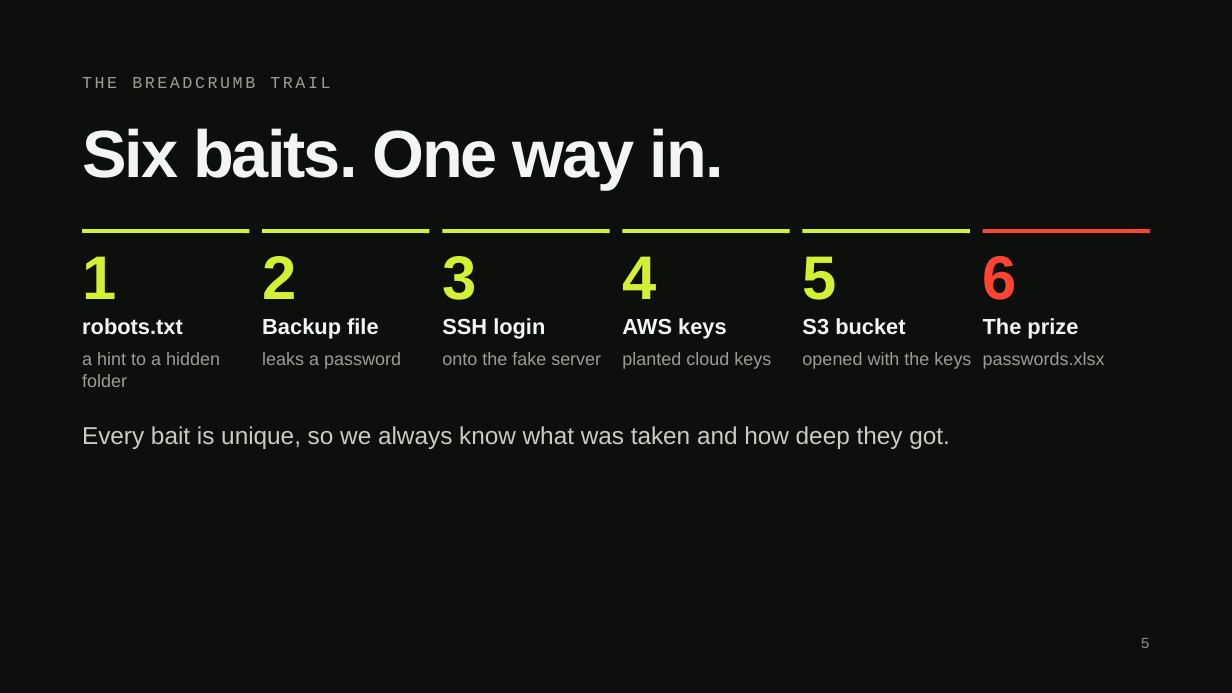
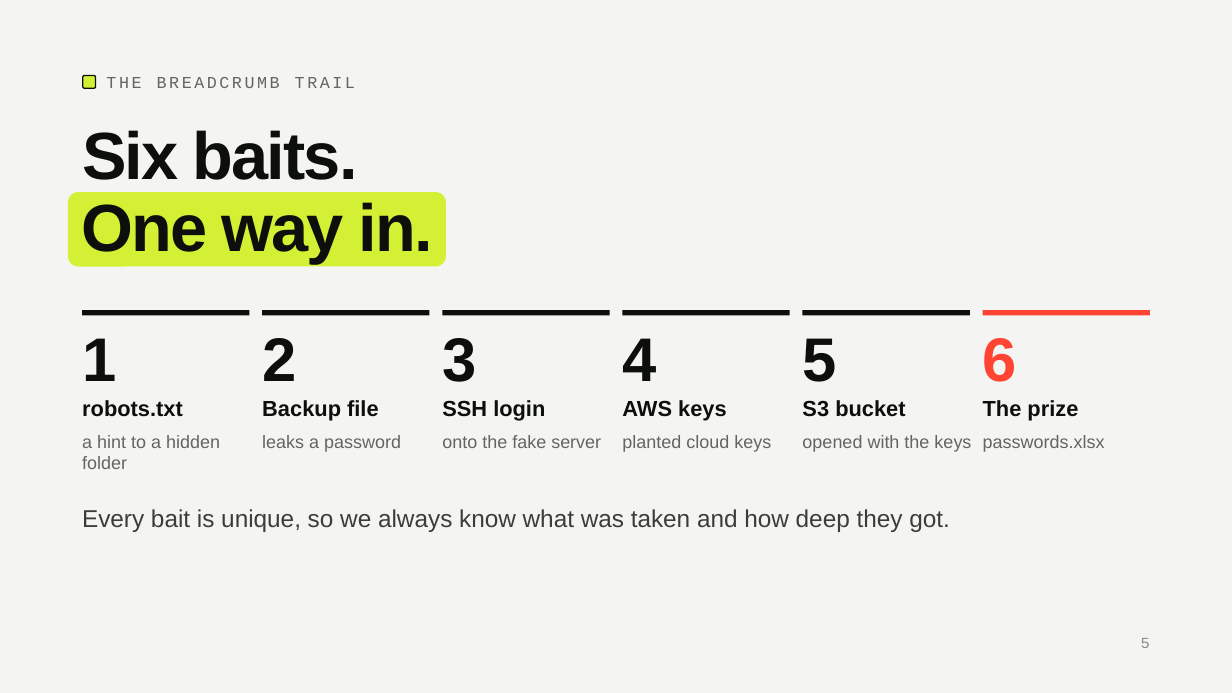
Before and after one commit to AmarWaqar-TSKLI/mirage, a slide deck: slide 5 of submissions/project-presentation/Group5_presentation.pptx. Drawn at 1232x693 pixels with LibreOffice and Linux fonts; fonts in the diff are those of the drawing. Boxes give left, top, right and bottom in pixels: in the first picture for what was removed or moved away, otherwise in the second. Text is boxed around its words. In the diff, an @@ line names an element or a change of style, - is before the commit and + after.

Commit message:
Give every slide the same look

```diff
--- a/submissions/project-presentation/Group5_presentation.pptx
+++ b/submissions/project-presentation/Group5_presentation.pptx
@@ background #0D0F0C to #F4F5F2 @@
@@ rounded rectangle added at (83, 76, 96, 89), fill #D4F034, outline #0D0F0C 1 pt @@
@@ text colour #9A9D96 to #63665F in 7 elements at (262, 435, 401, 452), (442, 435, 601, 448), (622, 435, 771, 452), (983, 435, 1105, 452), (82, 435, 220, 469), (802, 435, 971, 452), (106, 77, 355, 88) @@
@@ text "THE BREADCRUMB TRAIL": place and size @@
-text "THE BREADCRUMB TRAIL" at (82, 77, 330, 88)
+text "THE BREADCRUMB TRAIL" at (106, 77, 355, 88)
@@ title removed at (82, 128, 724, 189) @@
-Six baits. One way in.
@@ text added at (82, 130, 358, 180), 52 pt, text #0D0F0C, bold @@
+Six baits.
@@ freeform shape added at (68, 192, 446, 267), fill #D4F034, 52 pt, text #0D0F0C, bold @@
+One way in.
@@ line (82, 312) - (250, 312): stroke #D4F034 3 pt to #0D0F0C 4 pt @@
@@ line (262, 312) - (430, 312): stroke #D4F034 3 pt to #0D0F0C 4 pt @@
@@ line (443, 312) - (610, 312): stroke #D4F034 3 pt to #0D0F0C 4 pt @@
@@ line (623, 312) - (790, 312): stroke #D4F034 3 pt to #0D0F0C 4 pt @@
@@ text colour #D4F034 to #0D0F0C in 5 elements at (82, 338, 116, 381), (262, 338, 296, 381), (442, 338, 476, 382), (622, 338, 656, 381), (802, 338, 836, 382) @@
@@ 6 lines, 1 text: place and size @@
-6 lines, 1 text at (82, 231, 1150, 449)
+6 lines, 1 text at (82, 312, 1150, 532)
@@ line (803, 312) - (970, 312): stroke #D4F034 3 pt to #0D0F0C 4 pt @@
@@ 18 texts: place and size @@
-18 texts at (82, 256, 1105, 387)
+18 texts at (82, 338, 1105, 469)
@@ line (982, 312) - (1150, 312): stroke #FF4433 3 pt to #FF4433 4 pt @@
@@ text colour #F4F5F2 to #0D0F0C in 6 elements at (82, 400, 183, 417), (262, 400, 378, 421), (442, 400, 545, 421), (622, 400, 727, 421), (802, 400, 905, 417), (983, 400, 1078, 421) @@
@@ text "Every bait is unique, so ..." at (82, 509, 950, 532): text colour #C9CBC5 to #3B3E38 @@
```
Also in this commit, not shown: 13 other slides changed.
